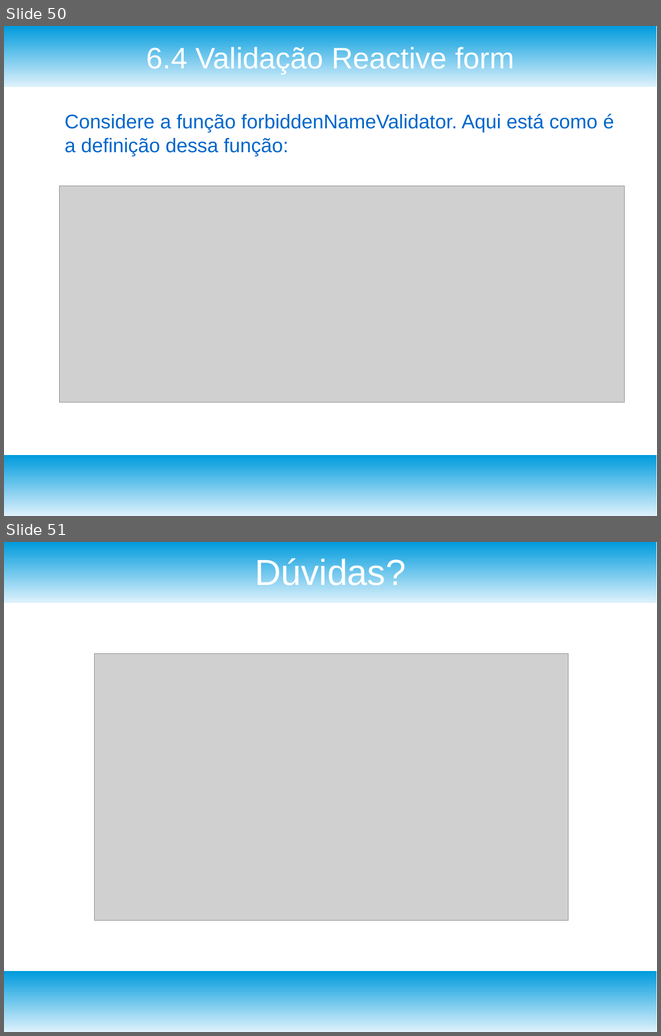
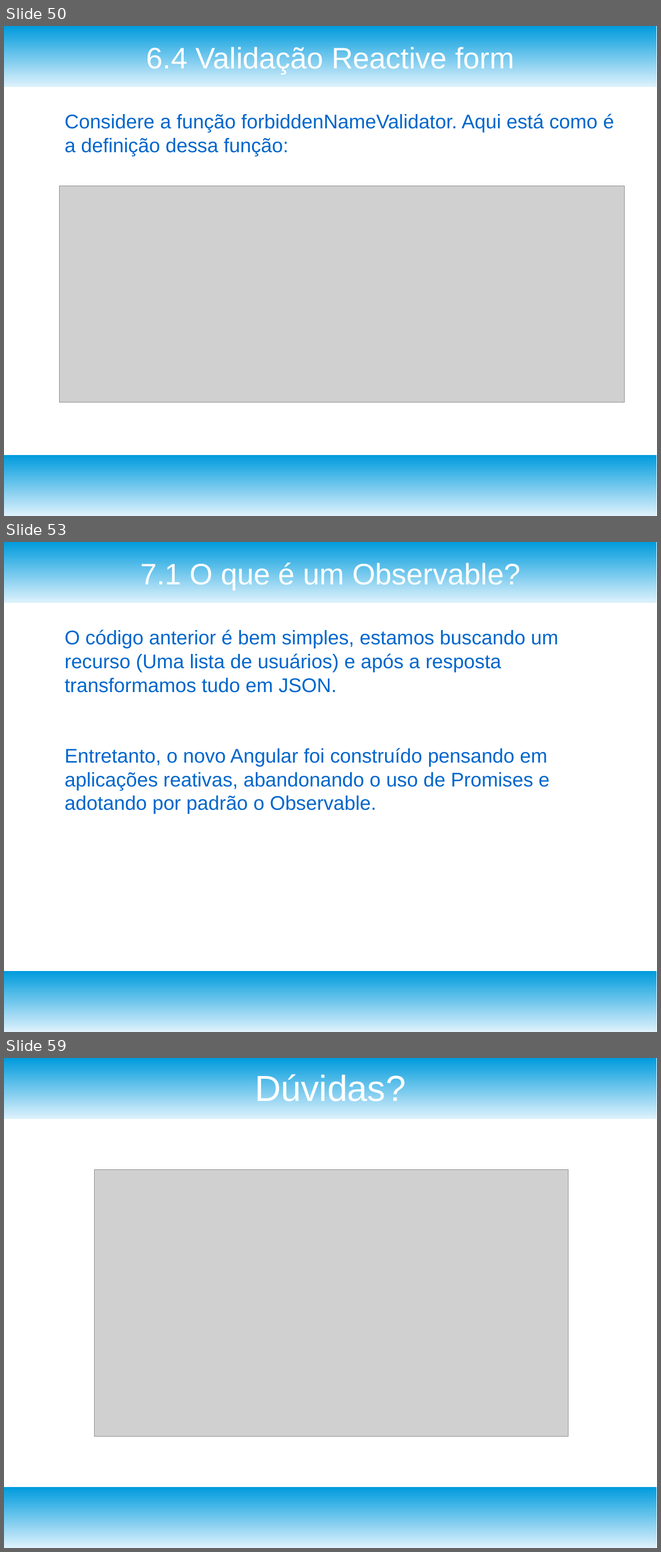
Before and after one commit to josivanribeiro/treinamentoangular, a slide deck: TreinamentoAngular_Aula_3.odp. Shown one above the other, each under a label of ours: slides 50 and 51 before the commit, slides 50, 53 and 59 after it; the slides between them are not shown. The pictures are 661x1036 and 661x1552 pixels, drawn with LibreOffice and Linux fonts; fonts in the diff are those of the drawing; grey boxes stand for pictures. Boxes give left, top, right and bottom in pixels: in the first picture for what was removed or moved away, otherwise in the second. Text is boxed around its words. In the diff, an @@ line names an element or a change of style, - is before the commit and + after.

Commit message:
Adicionado conteudo sobre observables

```diff
--- a/TreinamentoAngular_Aula_3.odp
+++ b/TreinamentoAngular_Aula_3.odp
@@ slide 53 added at [4,542,657,1032], background #FFFFFF; not listed: 2 template elements that a slide beside it also shows @@
@@ title added at [140,561,520,590], 36 pt, text #FFFFFF @@
+7.1 O que é um Observable?
@@ text added at [64,629,558,814], 24 pt, text #0066CC @@
+O código anterior é bem simples, estamos buscando um recurso (Uma lista de usuários) e após a resposta transformamos tudo em JSON.
+Entretanto, o novo Angular foi construído pensando em aplicações reativas, abandonando o uso de Promises e adotando por padrão o Observable.
@@ what was slide 51 is now slide 59 @@
```
Also in this commit, not shown: 1 slide changed, 7 other slides added.
